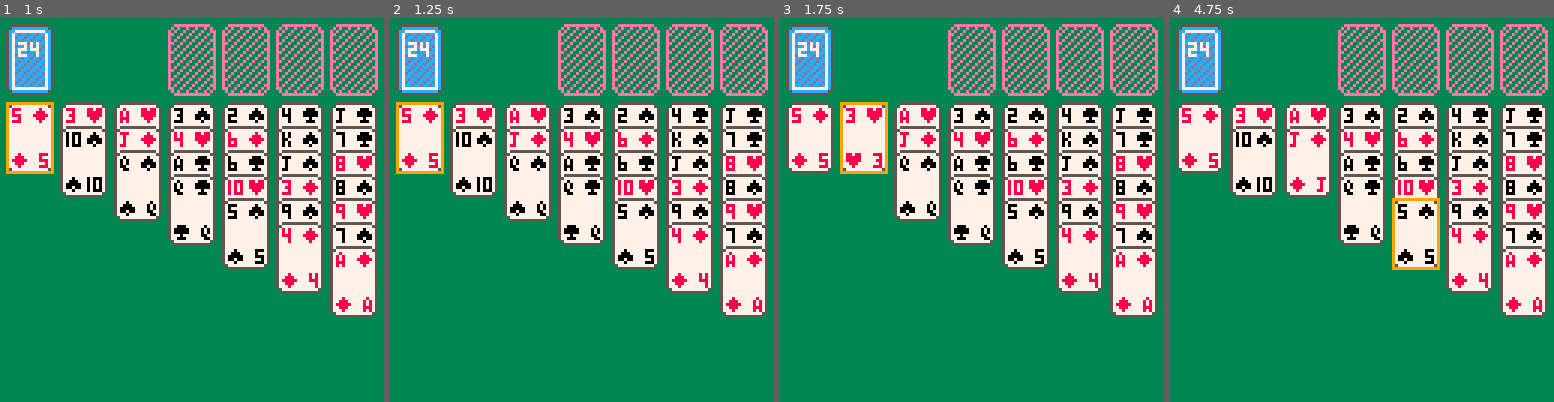
Above: before the commit, frames 1-4 (left to right).
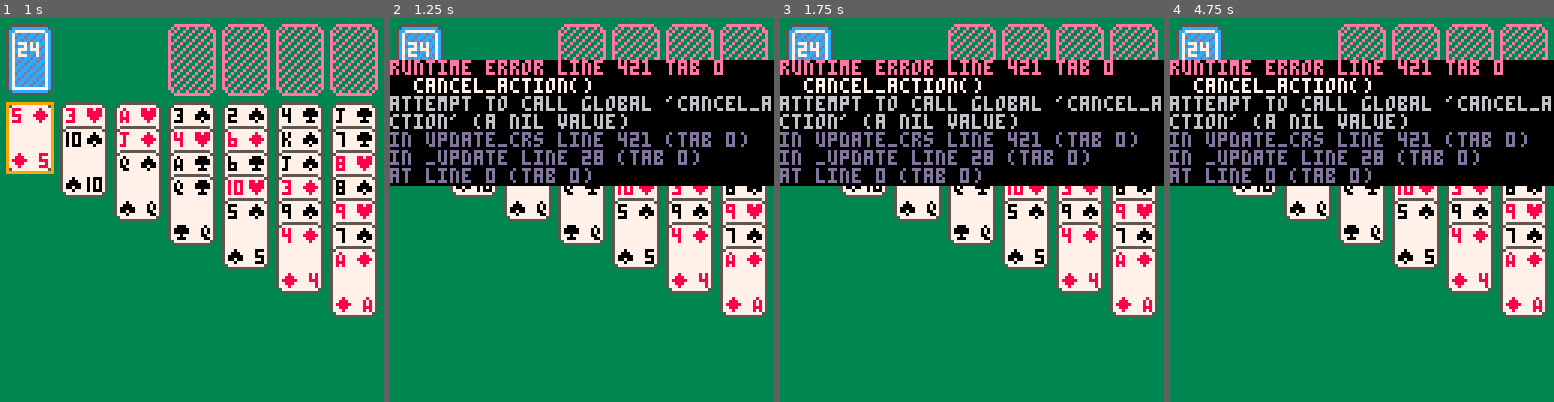
Above: after the commit, the same moments.

Repository: marcus-grant/pico8-kabafuda
Game: PICO-8 cartridge kabafuda.p8
The game is run twice, just before and just after one commit, with the same random seed, the same clock (stepped at 60 frames per second) and the same inputs.
Inputs:
- Up to frame 1 (1 s): tap X (X key) at 0.33 s; tap O (Z key) at 0.7 s
- Up to frame 2 (1.25 s): tap X (X key) at 1.07 s
- Up to frame 3 (1.75 s): hold Right from 1.6 s (still down); tap O (Z key) at 1.7 s
- Up to frame 4 (4.75 s): tap X (X key) at 1.85, 2.97, 4.08 s; release Right at 2.1 s; tap O (Z key) every 0.4 s from 2.1 to 4.5 s; hold Up 2.15-2.42 s; hold Right 2.47-3.03 s; hold Left 3.08-3.58 s; hold Down 3.63-3.97 s; hold Right 4.02-4.68 s; hold Up from 4.73 s (still down)

Frame 1 is identical in both runs. In frame 2, 31% of the frame differs, in the area x 0-100%, y 10-44%; in frame 3, 32%; in frame 4, 33%, in the area x 0-100%, y 10-66%.
Error after the commit: runtime error line 421 tab 0; cancel_action(); attempt to call global 'cancel_action' (a nil value)

Commit message:
Fix: Remove all place/valid logic
- The logic for placement & validation of cards is too messy
- There's logic errors in a lot of the functions
- Because there's so much nested logic it's hard to debug
- Clearly a better architecture is needed
- Remade the selection expansion logic
  - Can expand selections using up
  - Uses new valid_* functions to do so
  - Wraps around from top half of board if up is used
  - Moves to top if tabluex slot has no valid up select

Diff:
--- a/kabafuda.p8
+++ b/kabafuda.p8
@@ -197,41 +198,45 @@
  end
 end
 
-function valid_tablu(st,cnt)
- --whether 'cnt' cards from
- --top of stack 'st' obeys
- --solitaire ordering rules
- --ie interleaves red/black
- --{in/de}creases by one each
- --stacks of 1 or 0 cards are not valid
- if #st < 2 or cnt < 2 then
-  return false --todo: maybe allow?
- end
- local i = #st
- local min_i = max(2, i - cnt + 2)
-
- while i >= min_i do
-  --cc: curr. card, lc: lower
-  local cc, lc = st[i], st[i-1]
-
-  if (cc.r + 1) != lc.r then
+function valid_pair(lower, upper)
+ --check if upper on lower is valid
+ --lower has higher index in stack
+ if not lower or not upper then
+  return false
+ end
+ --upper rank must be 1 less
+ if upper.r != lower.r - 1 then
+  return false
+ end
+ --colors must alternate
+ local ub = (upper.s & 1) == 1
+ local lb = (lower.s & 1) == 1
+ return ub != lb
+end
+
+--todo: check if counterpart makes obsolete
+function valid_seq(cards, start_i, count)
+ --check sequence validity
+ if not cards or count < 2 then
+  return false
+ end
+ start_i = start_i or #cards
+ local end_i = max(1, start_i - count + 1)
+
+ for i = start_i, end_i + 1, -1 do
+  local upper = cards[i]
+  local lower = cards[i-1]
+  if not valid_pair(lower, upper) then
    return false
   end
-
-  --todo:should is_blk be a fn?
-  --cb: curr. is black
-  --lb: lower is black
-  local cb = (cc.s & 1) == 1
-  local lb = (lc.s & 1) == 1
-
-  if cb == lb then--if same,
-   return false --color same
-  end--not valid tableu seq.
-  i -= 1
- end
-
- --gone thru stack or range
- return true -- its valid
+ end
+ return true
+end
+
+--todo: check if counterpart makes obsolete
+function valid_tablu(st, cnt)
+ --backwards compat wrapper
+ return valid_seq(st, #st, cnt)
 end
 
 function valid_fnd(fnd,card)
@@ -392,136 +397,6 @@
  end
 end
 
-function mv_cards(from,to,cnt)
- --blindly move cnt cards
- for i=1,cnt do
-  local c = from[#from]
-  del(from, c)
-  add(to, c)--add to end
- end
-end
-
-function grab_from_tbl()
- --grab selected cards from tableau
- local src = sts.tbl[crs.tbl_i]
- if #src >= crs.sel_cnt then
-  mv_cards(src, held, crs.sel_cnt)
-  held_from = src
-  crs.sel_cnt = 1 --reset selection
- end
-end
-
-function grab_from_waste()
- --grab top card from waste pile
- if #sts.waste > 0 then
-  mv_cards(sts.waste, held, 1)
-  held_from = sts.waste
- end
-end
-
-function grab_from_fnd()
- --grab top card from foundation
- local fi = crs.top_pos - 1
- local src = sts.fnd[fi]
- if #src > 0 then
-  mv_cards(src, held, 1)
-  held_from = src
- end
-end
-
-function deal_sto()
- --deal 3 cards from stock to waste
- if #sts.sto >= 3 then
-  for i=1,3 do
-   mv_cards(sts.sto, sts.waste, 1)
-  end
- elseif #sts.sto > 0 then
-  --deal remaining cards
-  mv_cards(sts.sto, sts.waste, #sts.sto)
- end
-end
-
-function grab_cards()
- --dispatch based on cursor area
- if crs.area == "tbl" then
-  grab_from_tbl()
- elseif crs.area == "top" then
-  if crs.top_pos == 0 then
-   if #sts.sto > 1 then
-    --deal from stock
-    deal_sto()
-   elseif #sts.sto == 1 then
-    --grab single card from stock slot
-    mv_cards(sts.sto, held, 1)
-    held_from = sts.sto
-   end
-  elseif crs.top_pos == 1 then
-   grab_from_waste()
-  elseif crs.top_pos >= 2 then
-   grab_from_fnd()
-  end
- end
-end
-
-function place_on_tbl()
- --place held cards on tableau
- local dest=sts.tbl[crs.tbl_i]
- local valid = false
-
- if #dest == 0 then
-  --empty tableau accepts any
-  valid = true
- else
-  --test combined stack validity
-  local test = {}
-  for c in all(dest) do
-   add(test, c)
-  end
-  for c in all(held) do
-   add(test, c)
-  end
-  valid=valid_tablu(test,#held+1)
- end
-
- if valid then
-  mv_cards(held, dest, #held)
-  held_from = nil
- end
-end
-
-function place_on_stock()
- --place single card on empty stock
- if #sts.sto==0 and #held==1 then
-  mv_cards(held, sts.sto, 1)
-  held_from = nil
- end
-end
-
-function place_on_fnd()
- --place single card on foundation
- local fi = crs.top_pos - 1
- local dest = sts.fnd[fi]
-
- if #held==1 and
-    valid_fnd(dest,held[1])
- then
-  mv_cards(held, dest, 1)
-  held_from = nil
- end
-end
-
-function place_cards()
- --dispatch based on cursor area
- if crs.area == "tbl" then
-  place_on_tbl()
- elseif crs.area == "top" then
-  if crs.top_pos == 0 then
-   place_on_stock()
-  elseif crs.top_pos >= 2 then
-   place_on_fnd()
-  end
- end
-end
 
 -->8
 -- tab3: input
@@ -538,21 +413,15 @@
   move_crs_down()
  end
 
- -- handle grab/place w/ O btn
- if btnp(4) then
-  if #held > 0 then
+ -- handle grab/place buttons
+ if btnp(4) then -- O button
+  if #held == 0 then
+   grab_cards()
+  else
    place_cards()
-  else
-   grab_cards()
-  end
- end
-
- -- handle cancel w/ X btn
- if btnp(5) and #held > 0 then
-  if held_from then
-   mv_cards(held, held_from, #held)
-   held_from = nil
-  end
+  end
+ elseif btnp(5) then -- X button
+  cancel_action()
  end
 end
 
@@ -597,7 +466,8 @@
   else
    --try to expand selection
    local new_cnt=crs.sel_cnt+1
-   if valid_tablu(tbl,new_cnt)
+   if new_cnt <= #tbl and
+      valid_tablu(tbl,new_cnt)
    then
     crs.sel_cnt = new_cnt
    else
@@ -607,6 +477,10 @@
     crs.sel_cnt = 1
    end
   end
+ elseif crs.area == "top" then
+  --wrap to tableau
+  crs.area = "tbl"
+  crs.sel_cnt = 1
  end
 end
 
